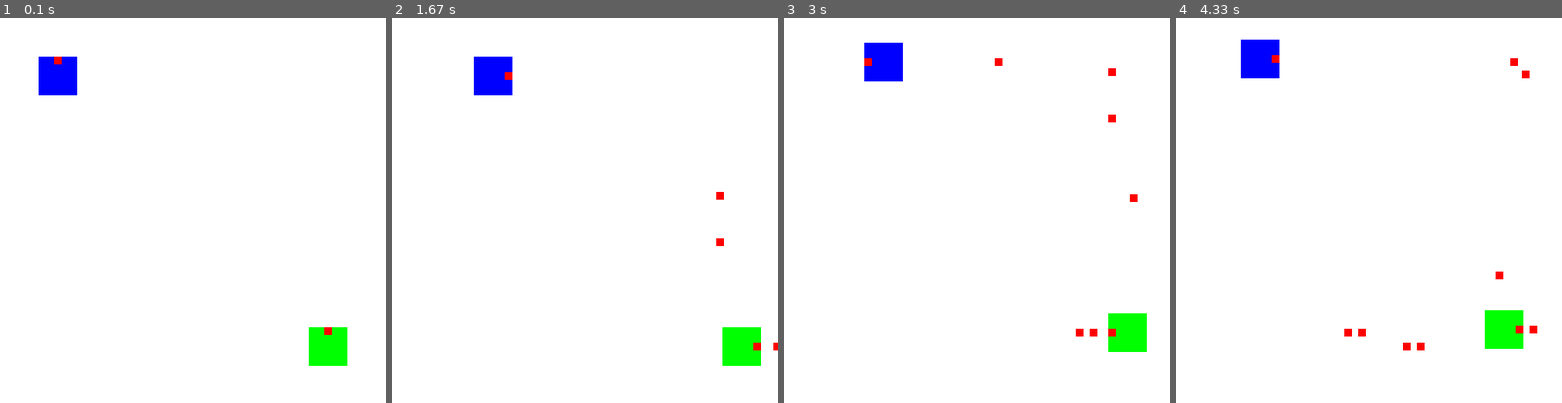
Above: before the commit, frames 1-4 (left to right).
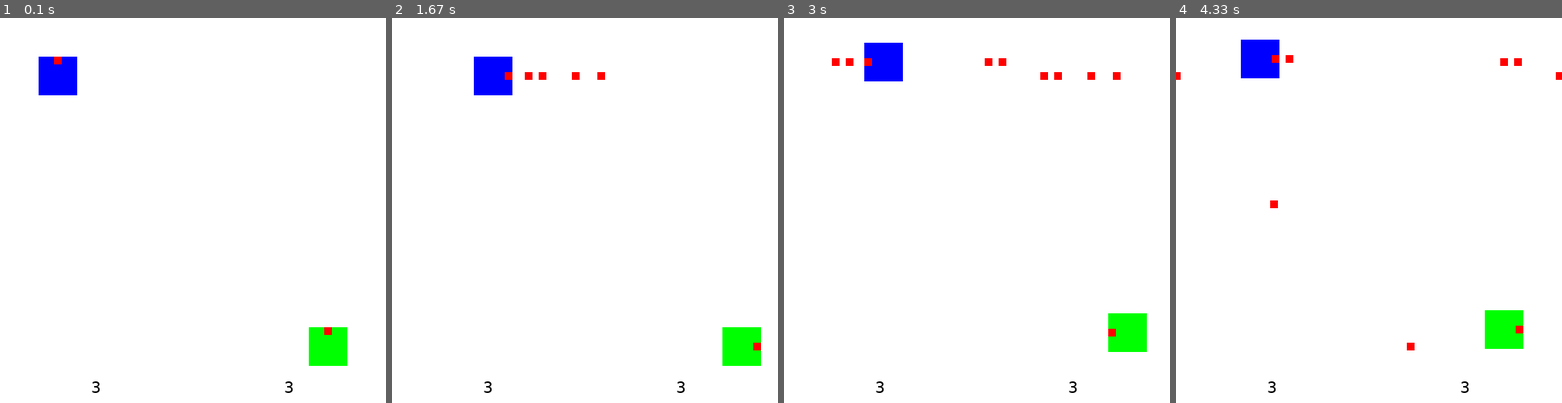
Above: after the commit, the same moments.

Repository: Den1k22/python-lessons
Game: pygame game, started from Code/pyGame/tanks.py
Two runs of this game, one before a commit and one after it. Both use one fixed random seed, a clock stepped at 60 frames per second and the inputs below.
Inputs:
- Up to frame 1 (0.1 s): no input
- Up to frame 2 (1.67 s): hold Space 0.33-0.8 s; hold Right 0.33-0.8 s; tap Space at 0.83, 1.23, 1.53 s; hold Right 1.17-1.63 s; hold D 1.17-1.63 s
- Up to frame 3 (3 s): hold Up 1.67-1.97 s; hold W 1.67-1.97 s; tap Space at 1.73, 2.07, 2.37, 2.57, 2.87 s; hold Right 2-2.47 s; hold D 2-2.47 s; tap E at 2.15 s; hold Left from 2.5 s (still down); hold A from 2.5 s (still down)
- Up to frame 4 (4.33 s): release Left at 3.03 s; release A at 3.03 s; hold Down 3.07-3.37 s; hold S 3.07-3.37 s; tap Space at 3.13, 3.47, 3.77, 3.9, 4.3 s; hold Left 3.4-3.8 s; hold A 3.4-3.8 s; tap E at 3.55 s; hold Up 3.83-4.2 s; hold W 3.83-4.2 s; hold Right from 4.23 s (still down); hold D from 4.23 s (still down)

The runs differ from the first frame. In frame 1, less than 0.1% of the frame differs, in the area x 23-76%, y 94-98%; in frame 2, 0.3%; in frame 3, 0.6%, in the area x 12-92%, y 10-98%; in frame 4, 0.6%.

Commit message:
feat: added health for tanks

Diff:
--- a/Code/pyGame/tanks.py
+++ b/Code/pyGame/tanks.py
@@ -137,6 +137,9 @@
   player1 = Player(50, 50, player_width, player_height, (0, 0, 255))
   player2 = Player(400, 400, player_width, player_height, (0, 255, 0))
 
+  player1_health = 3
+  player2_health = 3
+
   objects = []
   objects.append(player1)
   objects.append(player2)
@@ -158,10 +161,10 @@
         if event.key == pygame.K_ESCAPE:
           running = False
 
+        if event.key == pygame.K_SPACE:
+            player_1_shoot = True
+
         if event.key == pygame.K_e:
-            player_1_shoot = True
-
-        if event.key == pygame.K_SPACE:
             player_2_shoot = True
 
     keystate = pygame.key.get_pressed()
@@ -188,19 +191,24 @@
     remain_bullets = []
     for bullet in bullets:
       if bullet.collide(player1):
-        winner_text = "player2 won"
-        running = False
-        break
+        player1_health -= 1
+        continue
       elif bullet.collide(player2):
-        winner_text = "player1 won"
-        running = False
-        break
+        player2_health -= 1
+        continue
 
       if bullet.still_on_screen():
         remain_bullets.append(bullet)
 
     bullets = remain_bullets
 
+    if player1_health <= 0:
+      winner_text = "player2 won"
+      running = False
+    elif player2_health <= 0:
+      winner_text = "player1 won"
+      running = False
+
     for bullet in bullets:
       bullet.move()
 
@@ -211,6 +219,18 @@
 
     for bullet in bullets:
       bullet.draw(screen)
+
+    player1_score_font = pygame.font.SysFont("Verdana", 20)
+    player1_score_surface = player1_score_font.render(
+        str(player1_health), True, (0, 0, 0))
+    screen.blit(player1_score_surface, (SCREEN_MAX_X/4 - player1_score_surface.get_width()/2,
+                SCREEN_MAX_Y - player1_score_surface.get_height() - 10))
+
+    player2_score_font = pygame.font.SysFont("Verdana", 20)
+    player2_score_surface = player2_score_font.render(
+        str(player2_health), True, (0, 0, 0))
+    screen.blit(player2_score_surface, (SCREEN_MAX_X-SCREEN_MAX_X/4 - player2_score_surface.get_width()/2,
+                SCREEN_MAX_Y - player2_score_surface.get_height() - 10))
 
     pygame.display.flip()
 
